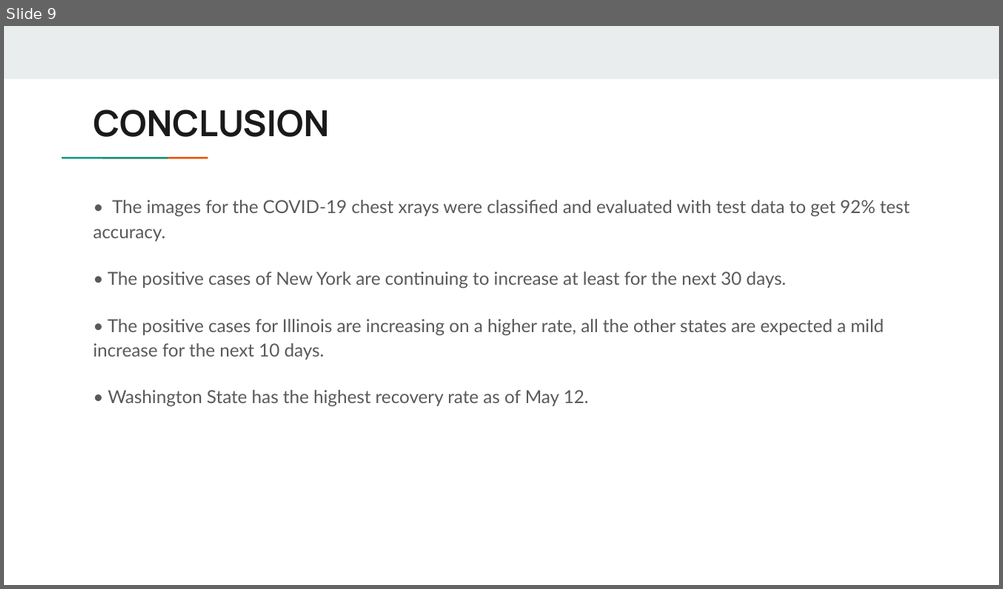
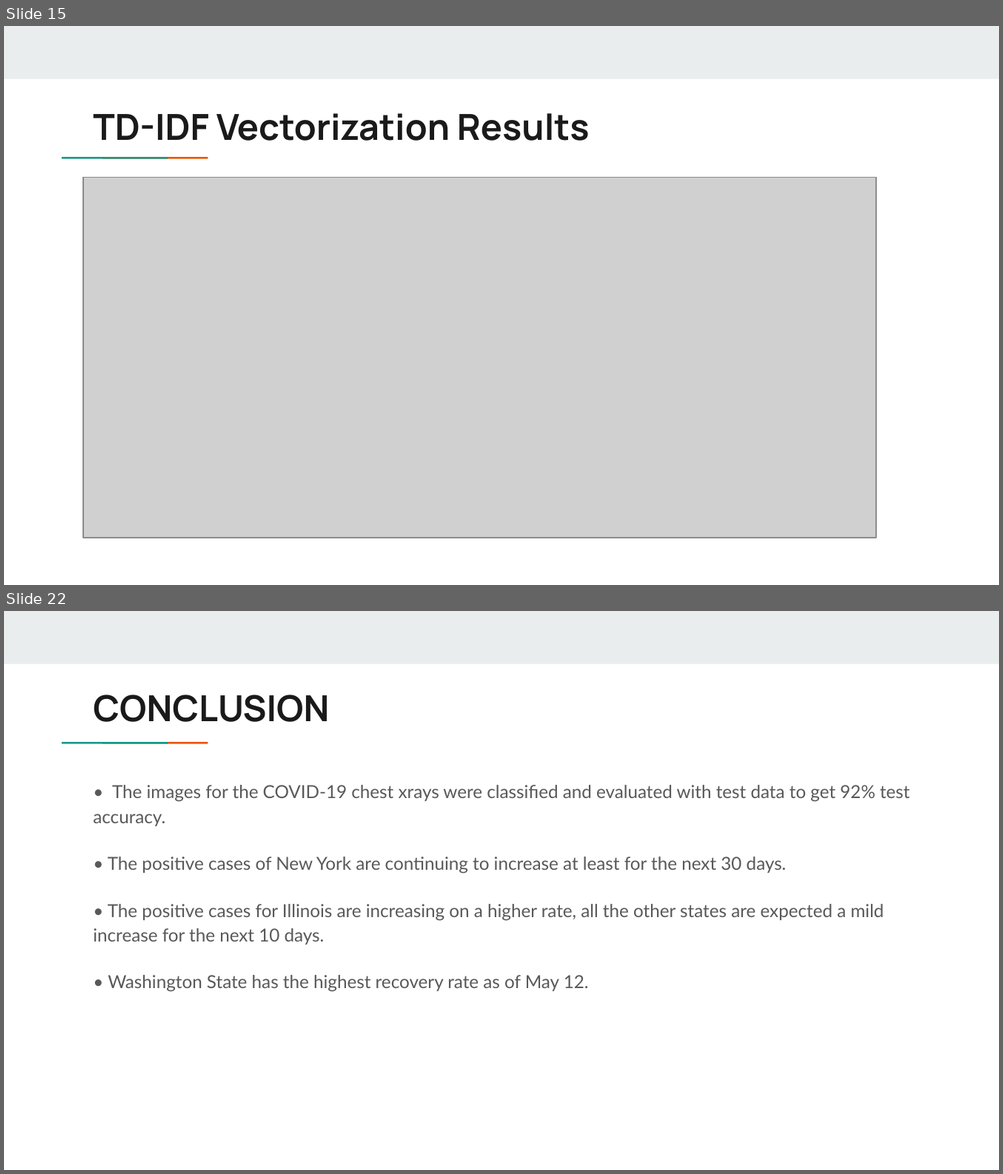
Before and after one commit to matthewshawnkehoe/Data-Science-Projects, a slide deck: Capstone Projects/Final_Capstone_NLP_Search_Recommendation/Recommender_System_Trip_Advisor.pptx. Shown one above the other, each under a label of ours: slide 9 before the commit, slides 15 and 22 after it; the slides between them are not shown. The pictures are 1003x589 and 1003x1174 pixels, drawn with LibreOffice and Linux fonts; fonts in the diff are those of the drawing; grey boxes stand for pictures. Boxes give left, top, right and bottom in pixels: in the first picture for what was removed or moved away, otherwise in the second. Text is boxed around its words. In the diff, an @@ line names an element or a change of style, - is before the commit and + after.

```diff
--- a/Capstone Projects/Final_Capstone_NLP_Search_Recommendation/Recommender_System_Trip_Advisor.pptx
+++ b/Capstone Projects/Final_Capstone_NLP_Search_Recommendation/Recommender_System_Trip_Advisor.pptx
@@ slide 15 added at (4,26,999,585), background #FFFFFF; not listed: 3 template elements that a slide beside it also shows @@
@@ title added at (93,113,589,141), 26 pt, text #1A1A1A, bold @@
+TD-IDF Vectorization Results
@@ picture added at (84,177,876,538) @@
@@ what was slide 9 is now slide 22 @@
```
Also in this commit, not shown: 2 slides changed, 12 other slides added.
